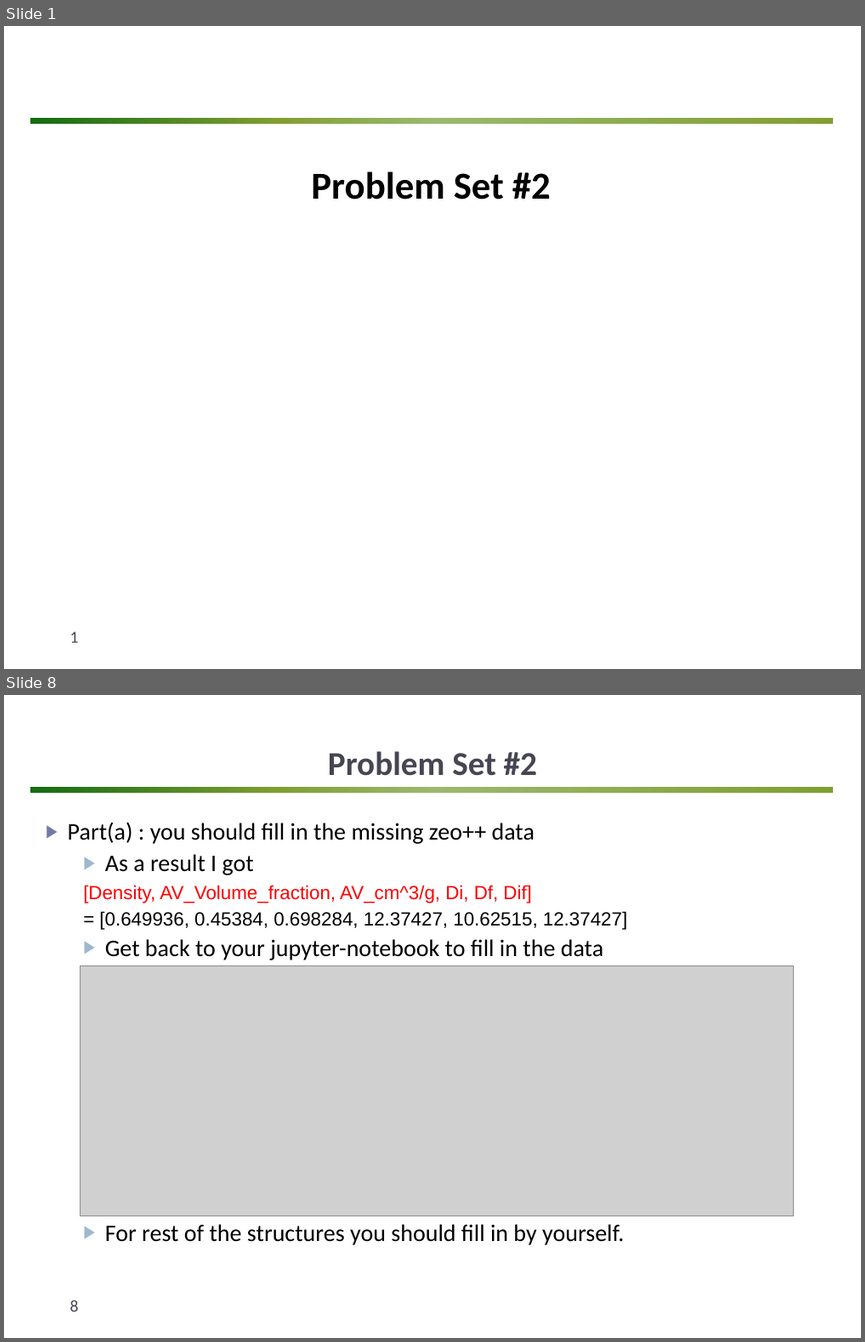
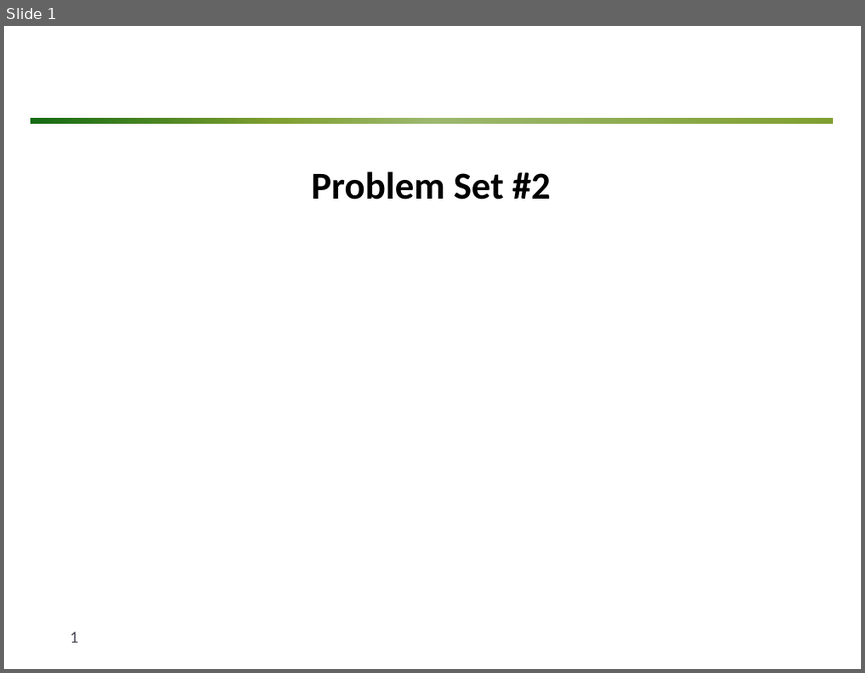
Before and after one commit to matphyscope/20220808_Lecture, a slide deck: lecture_ppts/Problem Set #2.pptx. Shown one above the other, each under a label of ours: slides 1 and 8 before the commit, slide 1 after it; the slides between them are not shown. The pictures are 865x1342 and 865x673 pixels, drawn with LibreOffice and Linux fonts; fonts in the diff are those of the drawing; grey boxes stand for pictures; background and template pictures are left out. Boxes give left, top, right and bottom in pixels: in the first picture for what was removed or moved away, otherwise in the second. Text is boxed around its words. In the diff, an @@ line names an element or a change of style, - is before the commit and + after.

Commit message:
added Problem set2

```diff
--- a/lecture_ppts/Problem Set #2.pptx
+++ b/lecture_ppts/Problem Set #2.pptx
@@ slide 8 removed at (4, 695, 861, 1338), background #FFFFFF; not listed: 1 template element that a slide beside it also shows @@
@@ title removed at (328, 751, 537, 776) @@
-Problem Set #2
@@ text removed at (68, 822, 627, 1245) @@
-▶ Part(a) : you should fill in the missing zeo++ data
-  ▶ As a result I got
-  [Density, AV_Volume_fraction, AV_cm^3/g, Di, Df, Dif]
-  = [0.649936, 0.45384, 0.698284, 12.37427, 10.62515, 12.37427]
-  ▶ Get back to your jupyter-notebook to fill in the data
-  ▶ For rest of the structures you should fill in by yourself.
@@ picture removed at (80, 966, 792, 1215) @@
@@ page number removed at (70, 1299, 79, 1311) @@
-8
```
Also in this commit, not shown: 7 slides changed, 4 other slides removed, 10 other files.
